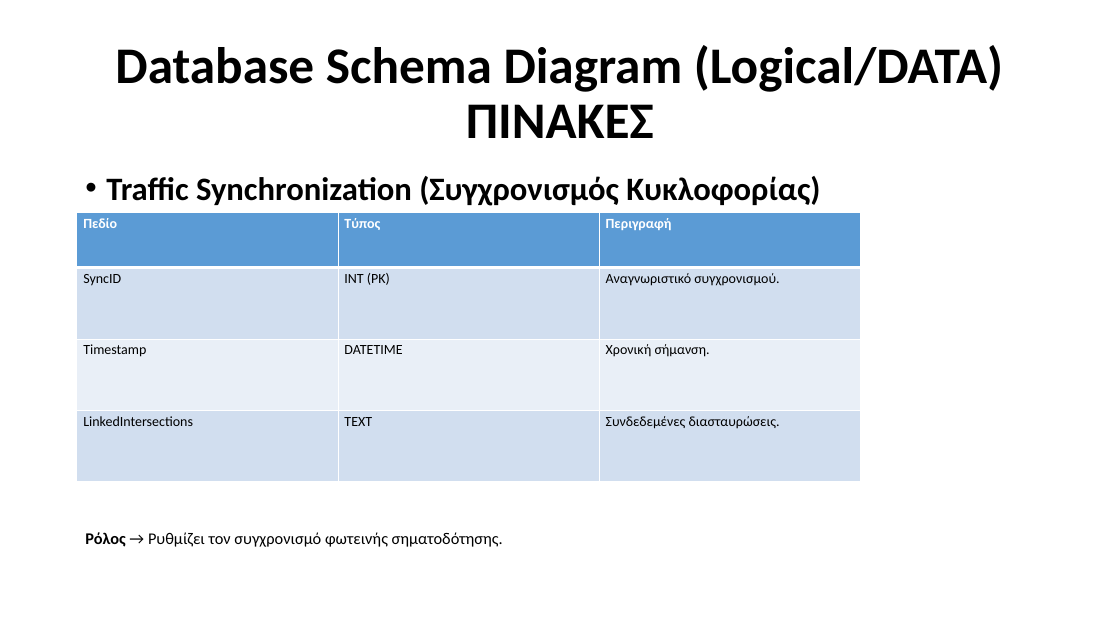
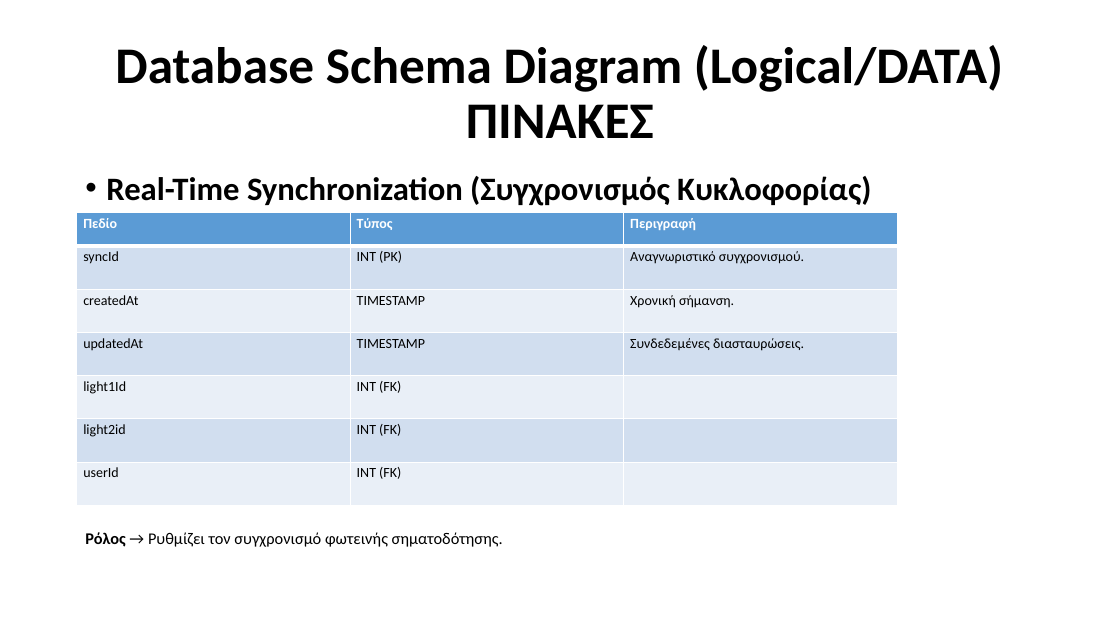
Before and after one commit to Ath21/STL_Drive, a slide deck: slide 21 of Presentation.pptx (slide 19 before the commit). Drawn at 1120x630 pixels with LibreOffice and Linux fonts; fonts in the diff are those of the drawing. Boxes give left, top, right and bottom in pixels: in the first picture for what was removed or moved away, otherwise in the second. Text is boxed around its words. In the diff, an @@ line names an element or a change of style, - is before the commit and + after.

```diff
--- a/Presentation.pptx
+++ b/Presentation.pptx
@@ text at (106,176,871,206): text changed @@
-• Traffic Synchronization (Συγχρονισμός Κυκλοφορίας)
+• Real-Time Synchronization (Συγχρονισμός Κυκλοφορίας)
@@ table at (77,213,899,506) @@
-row 2: SyncID | INT (PK) | Αναγνωριστικό συγχρονισμού.
-row 3: Timestamp | DATETIME | Χρονική σήμανση.
-row 4: LinkedIntersections | TEXT | Συνδεδεμένες διασταυρώσεις.
+row 2: syncId | INT (PK) | Αναγνωριστικό συγχρονισμού.
+row 3: createdAt | TIMESTAMP | Χρονική σήμανση.
+row 4: updatedAt | TIMESTAMP | Συνδεδεμένες διασταυρώσεις.
+row 5: light1Id | INT (FK) | 
+row 6: light2id | INT (FK) | 
+row 7: userId | INT (FK) | 
@@ table: place and size @@
-table at (77,213,861,482)
+table at (77,213,899,506)
```
Also in this commit, not shown: 5 other slides changed, 2 slides added.
